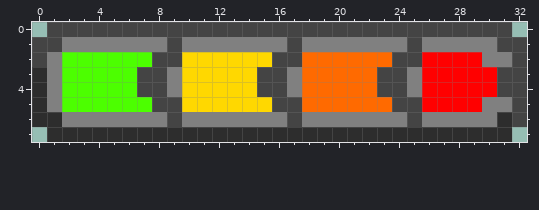
File history of a pixel-art sprite, output/gui/gui/bar4.png. This is how it looked before the edit.
The file is 33x8 pixels. Colours within 5 levels of each other are drawn and written as one.
The same view after the edit:
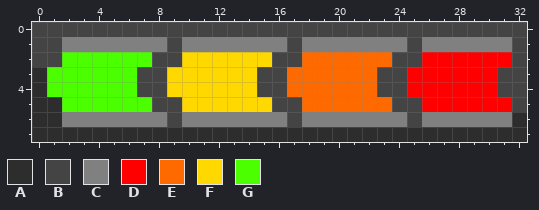
Palette (. is transparent): A #2d2d2d  B #444444  C #808080  D #ff0000  E #ff6a00  F #ffd800  G #4cff00
Changes in this commit:
y 0: x 0 . -> B; x 32 . -> B
y 1: x 31 B -> C
y 2: x 1 C -> B; x 30..31 CC -> DD
y 3..4: x 1 C -> G; x 9 C -> F; x 17 C -> E; x 25 C -> D
y 5: x 1 C -> A; x 30..31 CC -> DD
y 6: x 31..32 AB -> CA
y 7: x 0 . -> A; x 32 . -> A
Boxes around the changes in both pictures, in picture pixels (x1, y1, x2, y2):
changed: (32, 22, 62, 142)
changed: (482, 22, 527, 142)
changed: (167, 67, 182, 97)
changed: (287, 67, 302, 97)
changed: (407, 67, 422, 97)
